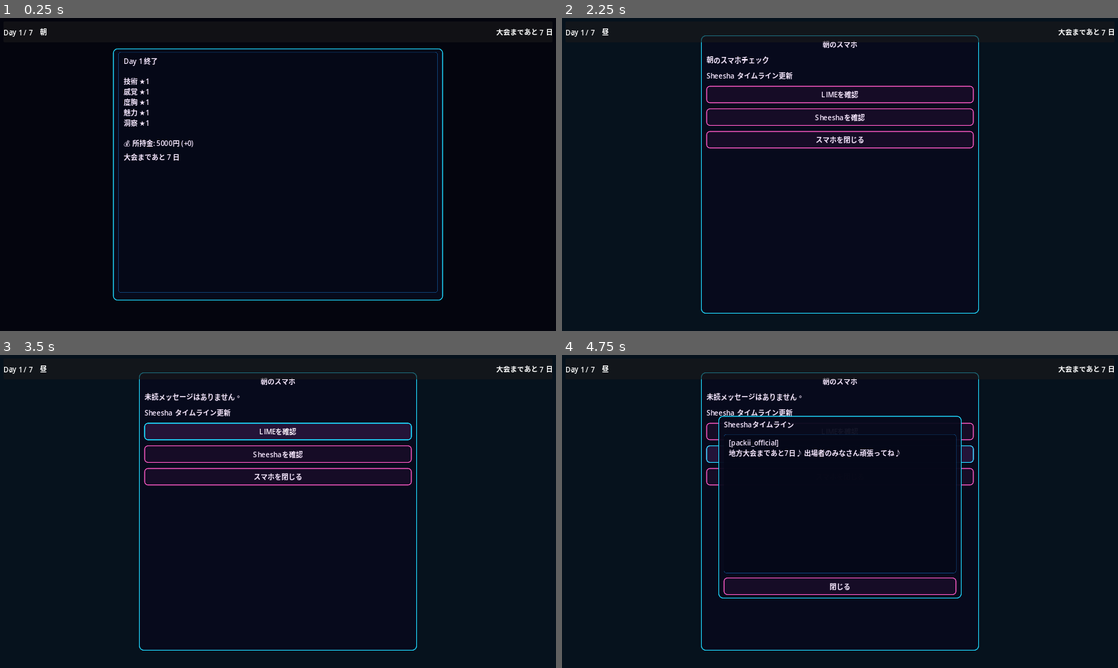
Above: before the commit, frames 1-4 (two rows, left to right).
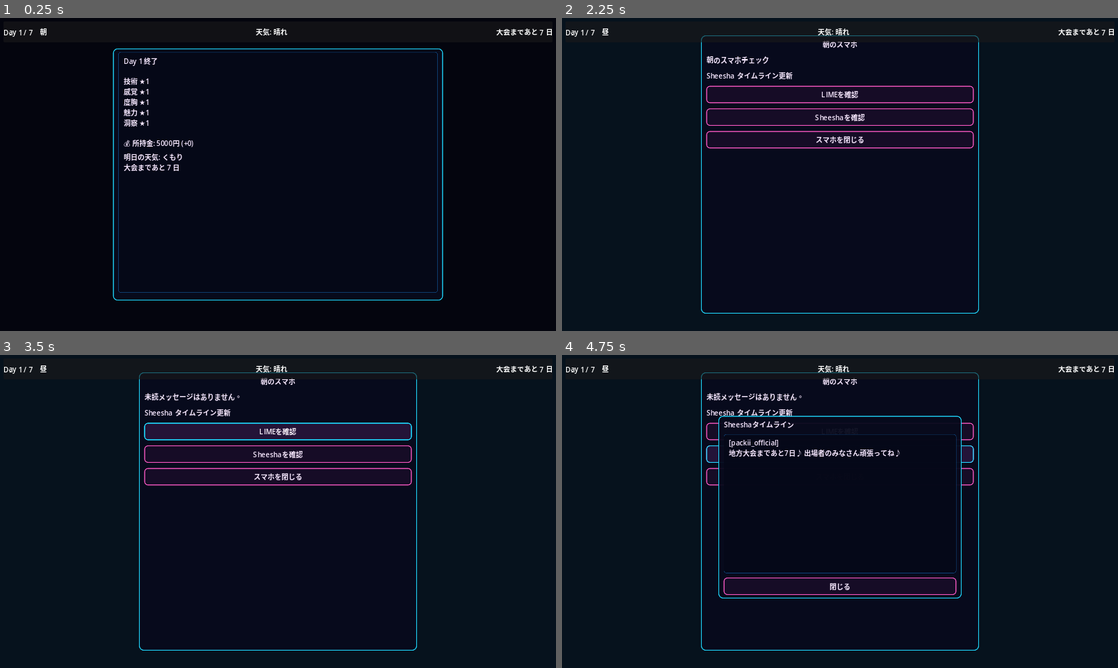
Above: after the commit, the same moments.

Repository: haseatsu114514-dot/shisha-game
Game: Godot game, scene res://scenes/daily/night_end.tscn
The game is run twice, just before and just after one commit, with the same random seed, the same clock (stepped at 60 frames per second) and the same inputs. This scene is started directly instead of the project's main scene.
Inputs:
- Up to frame 1 (0.25 s): no input
- Up to frame 2 (2.25 s): tap Enter at 0.5, 2 s; tap Space at 1.25 s
- Up to frame 3 (3.5 s): click "LIMEを確認" at 2.75 s
- Up to frame 4 (4.75 s): click "Sheeshaを確認" at 3.5 s; click "スマホを閉じる" at 4.25 s

The runs differ from the first frame. In frame 1, 0.3% of the frame differs, in the area x 22-52%, y 3-49%; in frame 2, less than 0.1%; in frame 3, less than 0.1%; in frame 4, less than 0.1%.

Commit message:
Add day-slide transition and fixed weather schedule

Diff:
--- a/scenes/ui/hud.tscn
+++ b/scenes/ui/hud.tscn
@@ -24,6 +24,16 @@
 layout_mode = 2
 size_flags_horizontal = 3
 
+[node name="WeatherLabel" type="Label" parent="TopBar/HBox"]
+unique_name_in_owner = true
+layout_mode = 2
+text = "天気: 晴れ"
+horizontal_alignment = 1
+
+[node name="Spacer2" type="Control" parent="TopBar/HBox"]
+layout_mode = 2
+size_flags_horizontal = 3
+
 [node name="RemainingDaysLabel" type="Label" parent="TopBar/HBox"]
 unique_name_in_owner = true
 layout_mode = 2
--- a/scripts/autoload/calendar_manager.gd
+++ b/scripts/autoload/calendar_manager.gd
@@ -8,6 +8,25 @@
 var max_days: int = 7
 var actions_remaining: int = 2
 var tournament_day: int = 8
+
+const WEATHER_LABELS: Dictionary = {
+	"sunny": "晴れ",
+	"cloudy": "くもり",
+	"rainy": "雨",
+}
+
+const WEATHER_SCHEDULE: Dictionary = {
+	1: "sunny",
+	2: "cloudy",
+	3: "rainy",
+	4: "cloudy",
+	5: "rainy",
+	6: "cloudy",
+	7: "sunny",
+	8: "sunny",
+}
+
+const WEEKDAY_LABELS: Array[String] = ["MON", "TUE", "WED", "THU", "FRI", "SAT", "SUN"]
 
 
 func reset_calendar(new_max_days: int = 7, tournament_day_num: int = 8) -> void:
@@ -64,3 +83,19 @@
 		"midnight":
 			slot_name = "深夜"
 	return "Day %d / %d　%s" % [current_day, max_days, slot_name]
+
+
+func get_weather_id(day: int = -1) -> String:
+	var target_day = current_day if day <= 0 else day
+	return str(WEATHER_SCHEDULE.get(target_day, "sunny"))
+
+
+func get_weather_label(day: int = -1) -> String:
+	var weather_id = get_weather_id(day)
+	return str(WEATHER_LABELS.get(weather_id, "晴れ"))
+
+
+func get_weekday_label(day: int = -1) -> String:
+	var target_day = current_day if day <= 0 else day
+	var index = posmod(target_day - 1, WEEKDAY_LABELS.size())
+	return WEEKDAY_LABELS[index]
--- a/scripts/daily/night_end.gd
+++ b/scripts/daily/night_end.gd
@@ -3,6 +3,14 @@
 @onready var summary_label: RichTextLabel = %SummaryLabel
 @onready var choice_container: VBoxContainer = %ChoiceContainer
 @onready var auto_timer: Timer = %AutoTimer
+
+const TRANSITION_WIDTH: float = 1280.0
+const TRANSITION_HEIGHT: float = 720.0
+const CARD_WIDTH: float = 156.0
+const CARD_HEIGHT: float = 250.0
+const CARD_GAP: float = 18.0
+const CARD_COUNT: int = 7
+const ACCENT_COLOR: Color = Color(0.98, 0.93, 0.18, 1.0)
 
 
 func _ready() -> void:
@@ -36,6 +44,7 @@
 			flavor_lines.append("%s %+d" % [str(flavor.get("name", "フレーバー")), int(flavor.get("amount", 0))])
 		lines.append("📦 " + ", ".join(flavor_lines))
 
+	lines.append("明日の天気: %s" % CalendarManager.get_weather_label(CalendarManager.current_day + 1))
 	lines.append("大会まであと %d 日" % CalendarManager.get_remaining_days())
 	if CalendarManager.current_day == 7:
 		lines.append("明日はいよいよ大会だ…")
@@ -65,7 +74,207 @@
 
 
 func _on_auto_timer_timeout() -> void:
+	var previous_day = CalendarManager.current_day
 	CalendarManager.advance_time()
+	if CalendarManager.current_day != previous_day:
+		await _play_day_transition(previous_day, CalendarManager.current_day)
 	if CalendarManager.current_day >= CalendarManager.tournament_day:
 		GameManager.transition_to_tournament()
 	get_tree().change_scene_to_file("res://scenes/daily/morning_phone.tscn")
+
+
+func _play_day_transition(from_day: int, to_day: int) -> void:
+	var layer = CanvasLayer.new()
+	layer.layer = 120
+	add_child(layer)
+
+	var overlay = ColorRect.new()
+	overlay.anchor_right = 1.0
+	overlay.anchor_bottom = 1.0
+	overlay.color = Color(0.01, 0.01, 0.02, 0.0)
+	layer.add_child(overlay)
+
+	var title = Label.new()
+	title.anchor_left = 0.5
+	title.anchor_top = 0.0
+	title.anchor_right = 0.5
+	title.anchor_bottom = 0.0
+	title.offset_left = -240.0
+	title.offset_top = 56.0
+	title.offset_right = 240.0
+	title.offset_bottom = 110.0
+	title.horizontal_alignment = HORIZONTAL_ALIGNMENT_CENTER
+	title.text = "DAY TRANSITION"
+	title.modulate = Color(0.92, 0.95, 0.98, 0.0)
+	title.add_theme_font_size_override("font_size", 34)
+	layer.add_child(title)
+
+	var strip_before = _create_day_strip(from_day)
+	var strip_after = _create_day_strip(to_day)
+	layer.add_child(strip_before)
+	layer.add_child(strip_after)
+
+	var strip_width = CARD_WIDTH * CARD_COUNT + CARD_GAP * (CARD_COUNT - 1)
+	var base_x = (TRANSITION_WIDTH - strip_width) * 0.5
+	var base_y = 160.0
+	var step = CARD_WIDTH + CARD_GAP
+
+	strip_before.position = Vector2(base_x, base_y)
+	strip_after.position = Vector2(base_x + step, base_y)
+
+	var in_tween = create_tween()
+	in_tween.set_parallel(true)
+	in_tween.tween_property(overlay, "color:a", 0.92, 0.24)
+	in_tween.tween_property(title, "modulate:a", 1.0, 0.2)
+	await in_tween.finished
+
+	var slide_tween = create_tween()
+	slide_tween.set_parallel(true)
+	slide_tween.tween_property(strip_before, "position:x", base_x - step, 0.46).set_trans(Tween.TRANS_CUBIC).set_ease(Tween.EASE_IN_OUT)
+	slide_tween.tween_property(strip_after, "position:x", base_x, 0.46).set_trans(Tween.TRANS_CUBIC).set_ease(Tween.EASE_IN_OUT)
+	await slide_tween.finished
+	await get_tree().create_timer(0.26).timeout
+
+	var out_tween = create_tween()
+	out_tween.set_parallel(true)
+	out_tween.tween_property(overlay, "color:a", 0.0, 0.22)
+	out_tween.tween_property(title, "modulate:a", 0.0, 0.18)
+	out_tween.tween_property(strip_after, "modulate:a", 0.0, 0.2)
+	await out_tween.finished
+
+	layer.queue_free()
+
+
+func _create_day_strip(active_day: int) -> HBoxContainer:
+	var strip = HBoxContainer.new()
+	strip.theme_override_constants.separation = int(CARD_GAP)
+	strip.modulate = Color(1, 1, 1, 1)
+	var start_day = _get_strip_start_day(active_day)
+
+	for day in range(start_day, start_day + CARD_COUNT):
+		strip.add_child(_create_day_card(day, day == active_day))
+	return strip
+
+
+func _create_day_card(day: int, is_active: bool) -> Control:
+	var root = Control.new()
+	root.custom_minimum_size = Vector2(CARD_WIDTH, CARD_HEIGHT)
+
+	var panel = PanelContainer.new()
+	panel.anchor_right = 1.0
+	panel.anchor_bottom = 1.0
+	panel.add_theme_stylebox_override("panel", _make_card_style(is_active))
+	root.add_child(panel)
+
+	if is_active:
+		var accent = ColorRect.new()
+		accent.anchor_bottom = 1.0
+		accent.offset_right = 26.0
+		accent.color = ACCENT_COLOR
+		panel.add_child(accent)
+
+	var margin = MarginContainer.new()
+	margin.anchor_right = 1.0
+	margin.anchor_bottom = 1.0
+	margin.offset_left = 14.0
+	margin.offset_top = 14.0
+	margin.offset_right = -14.0
+	margin.offset_bottom = -14.0
+	panel.add_child(margin)
+
+	var vbox = VBoxContainer.new()
+	vbox.theme_override_constants.separation = 10
+	margin.add_child(vbox)
+
+	var weekday_label = Label.new()
+	weekday_label.text = CalendarManager.get_weekday_label(day)
+	weekday_label.horizontal_alignment = HORIZONTAL_ALIGNMENT_LEFT
+	weekday_label.add_theme_font_size_override("font_size", 21)
+	weekday_label.modulate = Color(0.9, 0.92, 0.96, 0.9)
+	vbox.add_child(weekday_label)
+
+	var day_label = Label.new()
+	day_label.text = str(day)
+	day_label.horizontal_alignment = HORIZONTAL_ALIGNMENT_LEFT
+	day_label.vertical_alignment = VERTICAL_ALIGNMENT_CENTER
+	day_label.add_theme_font_size_override("font_size", 74 if is_active else 62)
+	day_label.modulate = Color(0.98, 0.98, 0.98, 1.0) if is_active else Color(0.86, 0.89, 0.92, 0.95)
+	day_label.size_flags_vertical = Control.SIZE_EXPAND_FILL
+	vbox.add_child(day_label)
+
+	var weather_panel = PanelContainer.new()
+	weather_panel.custom_minimum_size = Vector2(0, 48)
+	weather_panel.add_theme_stylebox_override(
+		"panel",
+		_make_style(
+			Color(0.08, 0.11, 0.16, 0.94),
+			Color(0.24, 0.32, 0.42, 1.0),
+			1,
+			8
+		)
+	)
+	vbox.add_child(weather_panel)
+
+	var weather_label = Label.new()
+	weather_label.anchor_right = 1.0
+	weather_label.anchor_bottom = 1.0
+	weather_label.horizontal_alignment = HORIZONTAL_ALIGNMENT_CENTER
+	weather_label.vertical_alignment = VERTICAL_ALIGNMENT_CENTER
+	weather_label.text = _weather_text(day)
+	weather_label.add_theme_font_size_override("font_size", 21)
+	weather_label.modulate = Color(0.92, 0.96, 1.0, 1.0)
+	weather_panel.add_child(weather_label)
+
+	return root
+
+
+func _weather_text(day: int) -> String:
+	var weather_id = CalendarManager.get_weather_id(day)
+	match weather_id:
+		"rainy":
+			return "RAIN / 雨"
+		"cloudy":
+			return "CLOUD / 曇"
+		_:
+			return "SUN / 晴"
+
+
+func _get_strip_start_day(active_day: int) -> int:
+	var last_day = maxi(CalendarManager.max_days, CalendarManager.tournament_day)
+	var max_start = maxi(1, last_day - (CARD_COUNT - 1))
+	return int(clamp(active_day - 1, 1, max_start))
+
+
+func _make_card_style(is_active: bool) -> StyleBoxFlat:
+	if is_active:
+		return _make_style(
+			Color(0.08, 0.09, 0.12, 0.98),
+			ACCENT_COLOR,
+			2,
+			10
+		)
+	return _make_style(
+		Color(0.05, 0.06, 0.09, 0.92),
+		Color(0.2, 0.24, 0.3, 0.9),
+		1,
+		10
+	)
+
+
+func _make_style(bg: Color, border: Color, border_width: int, radius: int) -> StyleBoxFlat:
+	var style = StyleBoxFlat.new()
+	style.bg_color = bg
+	style.border_color = border
+	style.border_width_top = border_width
+	style.border_width_bottom = border_width
+	style.border_width_left = border_width
+	style.border_width_right = border_width
+	style.corner_radius_top_left = radius
+	style.corner_radius_top_right = radius
+	style.corner_radius_bottom_left = radius
+	style.corner_radius_bottom_right = radius
+	style.content_margin_left = 0
+	style.content_margin_right = 0
+	style.content_margin_top = 0
+	style.content_margin_bottom = 0
+	return style
--- a/scripts/ui/hud.gd
+++ b/scripts/ui/hud.gd
@@ -1,6 +1,7 @@
 extends CanvasLayer
 
 @onready var date_time_label: Label = %DateTimeLabel
+@onready var weather_label: Label = %WeatherLabel
 @onready var remaining_days_label: Label = %RemainingDaysLabel
 
 
@@ -18,6 +19,7 @@
 
 func _update_labels(_value: Variant = null) -> void:
 	date_time_label.text = CalendarManager.get_display_date()
+	weather_label.text = "天気: %s" % CalendarManager.get_weather_label()
 
 	var remaining_days = CalendarManager.get_remaining_days()
 	if remaining_days <= 0:
